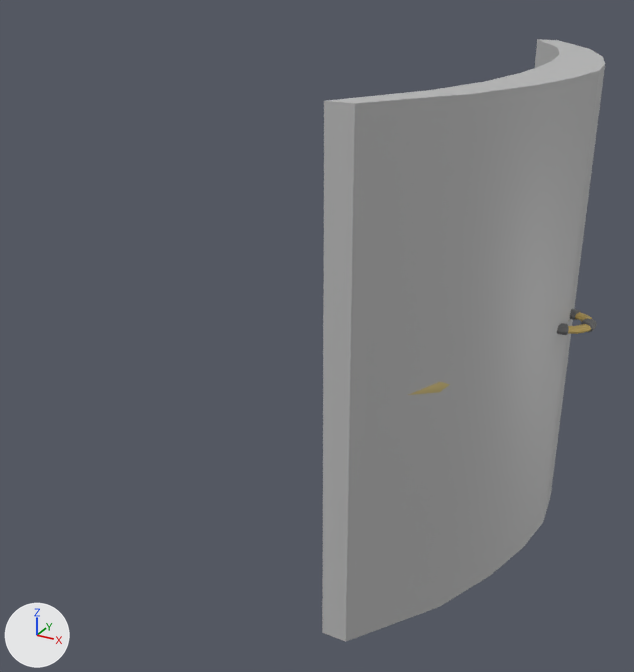
Two versions of the FBX model Assets/Meshes/ShieldTusks.fbx, one commit apart.
Before and after are seen from a 50 mm camera at (0.72, -2.9, 1.19) aimed at (-0.77, -0.2, -0.17). Lighting does not change. The marker at lower left points along +X, +Y and +Z. Where no turn or scale is listed for an object, it has been applied to the vertices.

Names of what the first picture shows: 'Shield', 'Shield_Col'.
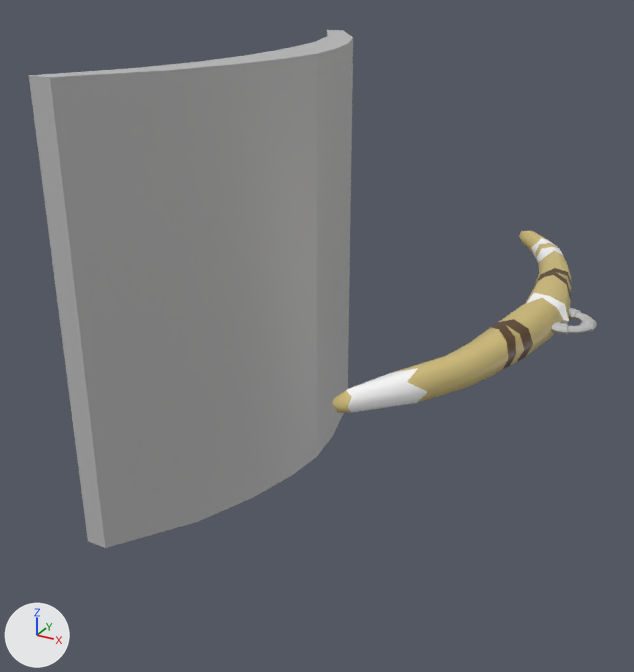
The newer file is also turned or shifted as a whole; pictures and numbers use the older file's frame.

What differs and where, as boxes [x1, y1, x2, y2] in the pictures (634 x 672 px):
```json
{"object": "Shield_Col", "change": "mesh moved", "before": [322, 39, 605, 642], "after": [29, 30, 353, 548]}
{"part": 2, "of": "me_mesh", "change": "built on", "after": [519, 231, 571, 319], "on screen": "yellow"}
{"part": 3, "of": "me_mesh", "change": "built on", "before": [440, 382, 450, 392], "after": [332, 342, 497, 408]}
{"part": 4, "of": "me_mesh", "change": "surface changed", "before": [408, 320, 569, 395], "after": [348, 293, 569, 413]}
{"part": 5, "of": "me_mesh", "change": "recoloured", "before": [557, 309, 597, 335], "after": [557, 309, 597, 335]}
```

Edits to the scene script, one JSON object a line:
```json
{"block": "me_mesh", "where": "# used by ob_shield; location = (0.0, 0.0, 0.0)"}
{"op": "remove", "block": "me_mesh", "code": "me_mesh.from_pydata(...)  # 339 vertices, 341 faces; spans x -0.33..0.22, y -0.93..0.93, z -0.08..0.08"}
{"op": "add", "block": "me_mesh", "code": "me_mesh.from_pydata(...)  # 378 vertices, 388 faces; spans x -0.33..0.22, y -0.93..0.93, z -0.08..0.08"}
{"block": "me_mesh", "change": "me_mesh part 2"}
{"block": "me_mesh", "change": "5 vertices are removed from x -0.31..-0.13, y 0.66..0.91, z -0.04..0.05"}
{"block": "me_mesh", "change": "27 faces are deleted"}
{"block": "me_mesh", "change": "3 vertices move from x -0.3..-0.01, y 0.3..0.92, z 0.04..0.07 to x -0.27..-0.01, y 0.29..0.89, z 0.04..0.07"}
{"block": "me_mesh", "change": "36 vertices are added at x -0.32..0.08, y 0.14..0.92, z -0.07..0.06"}
{"block": "me_mesh", "change": "66 new faces join them, mat_tex (picture img_t_cols_png)"}
{"block": "me_mesh", "change": "me_mesh part 3"}
{"block": "me_mesh", "change": "10 faces are deleted"}
{"block": "me_mesh", "change": "3 vertices in x -0.16..-0.09, y -0.69..-0.66, z -0.05..-0.04 move by (-0.04, -0.06, 0.0)"}
{"block": "me_mesh", "change": "7 vertices move from x -0.31..-0.08, y -0.92..-0.66, z 0.0..0.05 to x -0.29..-0.08, y -0.9..-0.56, z 0.0..0.06"}
{"block": "me_mesh", "change": "8 vertices are added at x -0.22..-0.02, y -0.74..-0.55, z -0.06..0.05"}
{"block": "me_mesh", "change": "18 new faces join them, mat_tex (picture img_t_cols_png)"}
{"block": "me_mesh", "change": "me_mesh part 4: 17 kept faces spanning x -0.33..0.12, y -0.93..0.08, z -0.08..0.08 get new texture (UV) coordinates"}
{"block": "me_mesh", "change": "me_mesh part 5: 220 faces spanning x 0.02..0.22, y -0.1..0.1, z -0.02..0.02 switch from mat_tex (picture img_t_cols_png) to mat_lambert1 (grey #bcbcbc)"}
{"block": "me_mesh_001", "where": "me_mesh_001.from_pydata(...)  # 36 vertices, 34 faces; spans x -0.34..0.12, y -0.94..0.94, z -0.84..0.84"}
{"block": "me_mesh_001", "where": "# used by ob_shield_col; location = (0.0, 0.0, 0.0)"}
{"block": "me_mesh_001", "change": "me_mesh_001 part 1: the whole mesh is moved by (-1.0, 0.0, 0.0)"}
```
